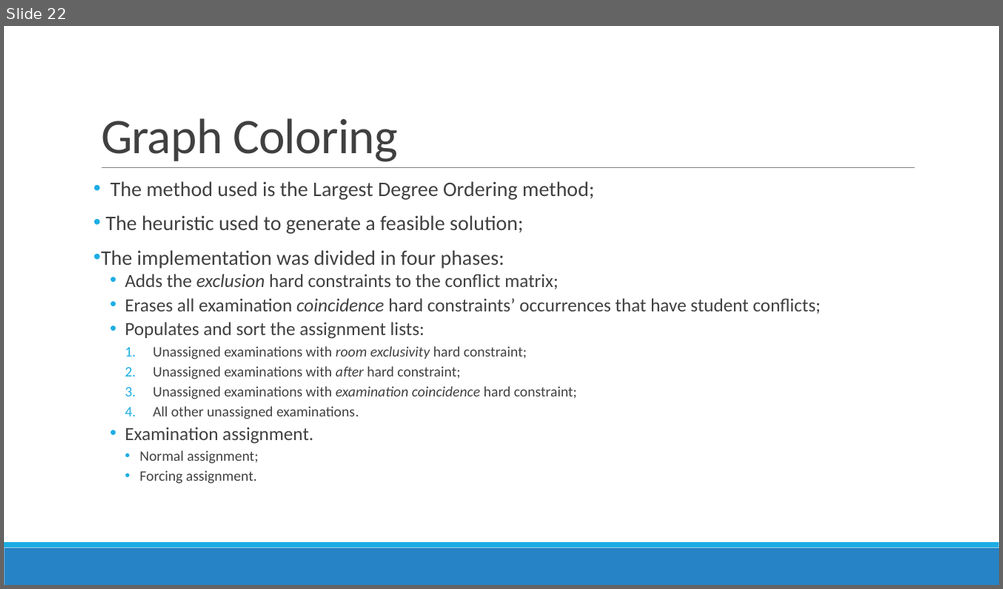
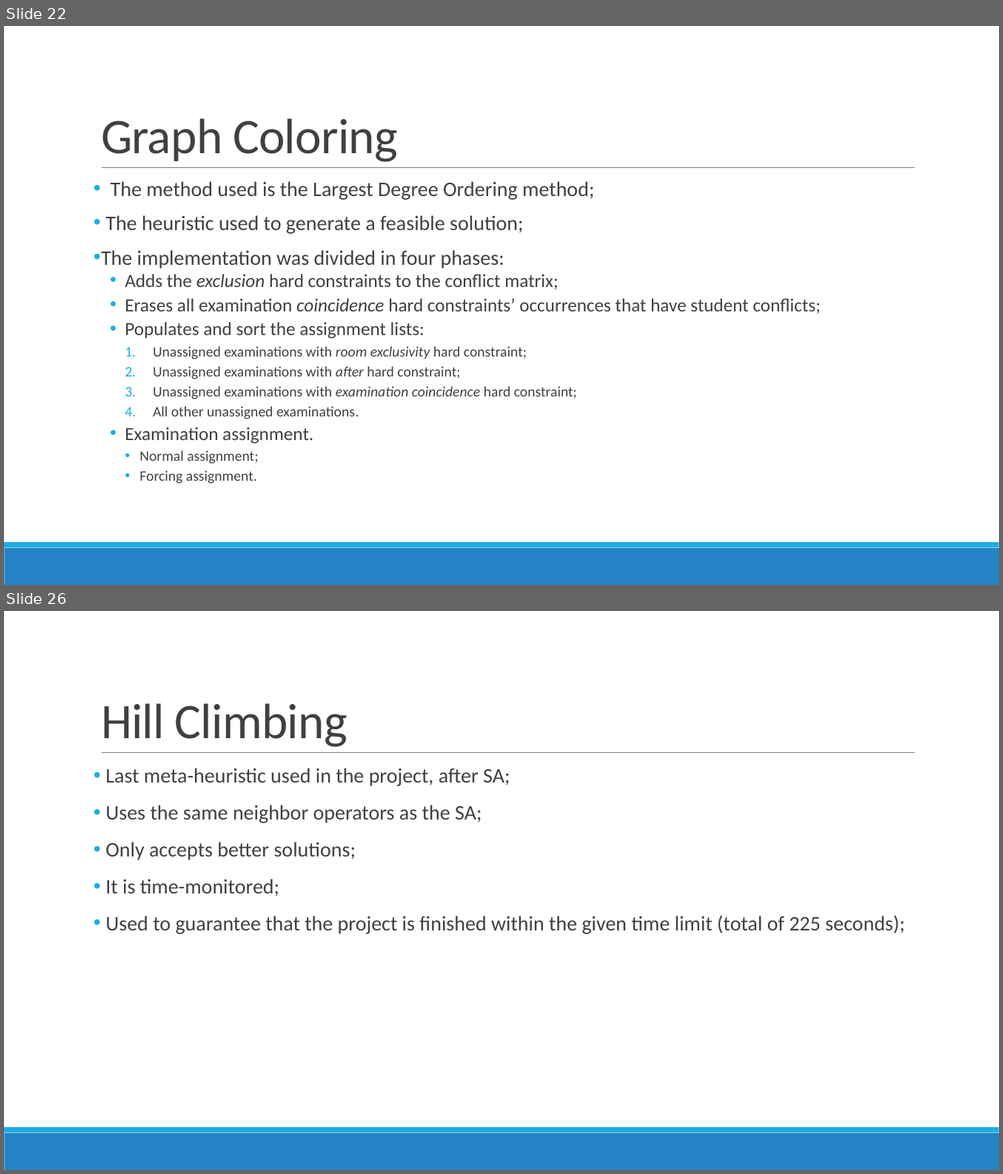
Before and after one commit to devilsdante/isel-examtimetabling-2014-2015, a slide deck: doc/Apresentação Oral/Examination Timetabling Automation using Hybrid Meta-heuristics.pptx. Shown one above the other, each under a label of ours: slide 22 before the commit, slides 22 and 26 after it; the slides between them are not shown. The pictures are 1003x589 and 1003x1174 pixels, drawn with LibreOffice and Linux fonts; fonts in the diff are those of the drawing. Boxes give left, top, right and bottom in pixels: in the first picture for what was removed or moved away, otherwise in the second. Text is boxed around its words. In the diff, an @@ line names an element or a change of style, - is before the commit and + after.

```diff
--- a/doc/Apresentação Oral/Examination Timetabling Automation using Hybrid Meta-heuristics.pptx
+++ b/doc/Apresentação Oral/Examination Timetabling Automation using Hybrid Meta-heuristics.pptx
@@ slide 26 added at (4, 611, 999, 1170), background #FFFFFF; not listed: 3 template elements that a slide beside it also shows @@
@@ title added at (101, 703, 347, 747), 48 pt, text #404040 @@
+Hill Climbing
@@ text added at (105, 768, 905, 934), 20 pt, text #404040 @@
+• Last meta-heuristic used in the project, after SA;
+• Uses the same neighbor operators as the SA;
+• Only accepts better solutions;
+• It is time-monitored;
+• Used to guarantee that the project is finished within the given time limit (total of 225 seconds);
```
Also in this commit, not shown: 5 slides changed, 7 other slides added, 2 other files.
